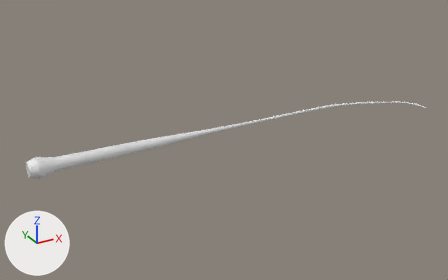
One commit to the Blender file InsectWing.blend: the scene before it, then after it.
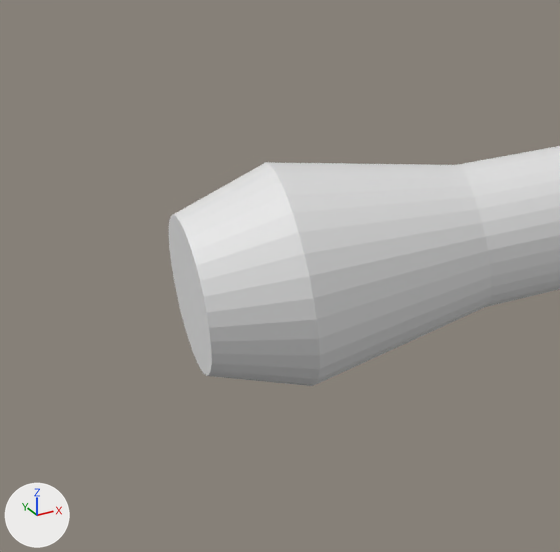
The first picture shows the older version from a 50 mm camera at (-6.47, -10.55, 5.01) aimed at (-0.84, -0.31, -0.11). The close-ups show the older and then the newer version on the part from 2% to 14% of the width and 51% to 69% of the height of that picture. Only the edits that show in the close-ups are written down. Every picture has the same lights, and +X, +Y and +Z are marked at lower left.

The older version as bpy lines, for what is in view:
```python
me_cylinder = bpy.data.meshes.new('Cylinder')
me_cylinder.from_pydata(...)  # 928 vertices, 919 faces, 10 loose edges; spans x -1.7..1.7, y -9.6..1.7, z -3.5..21.2
ob_cylinder = bpy.data.objects.new('Cylinder', me_cylinder)
ob_cylinder.location = (-3.479, -0.002, 0.0)
ob_cylinder.rotation_euler = (0.0, 1.571, 0.0)  # degrees (0, 90, 0)
ob_cylinder.scale = (0.12, 0.12, 0.353)
_m = ob_cylinder.modifiers.new('Curve', 'CURVE')
```
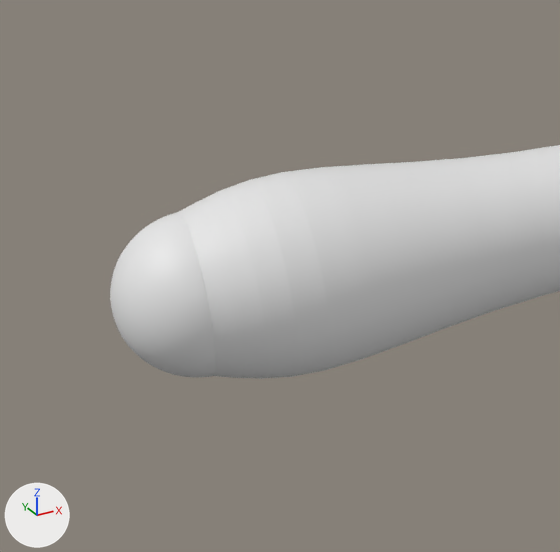
The newer file is also turned or shifted as a whole; pictures and numbers use the older file's frame.

Where the change shows, as pixel boxes (x1, y1, x2, y2) in the close-ups (560 x 552 px):
'Cylinder', reshaped, modifiers changed
    before: (169, 146, 560, 386)
    after: (110, 145, 560, 379)
part 1 of me_cylinder, added
    after: (110, 213, 215, 377)
part 2 of me_cylinder, deleted
    before: (169, 215, 212, 376)

What the commit changed:
me_cylinder is used by ob_cylinder; location (-3.479, -0.002, 0.0); rotation (0.0, 1.571, 0.0), in degrees (0, 90, 0); scale (0.12, 0.12, 0.353).
me_cylinder had 928 vertices, 919 faces, 10 loose edges and spanned x -1.7..1.7, y -9.6..1.7, z -3.5..21.2.
me_cylinder now has 1277 vertices, 1206 faces, 10 loose edges and spans x -1.7..1.7, y -9.6..1.7, z -3.9..21.2.
me_cylinder part 1: a new loose piece of 349 vertices spanning x -1.2..1.2, y -1.2..1.2, z -3.9..-3.5.
Part 2, on me_cylinder:
1 face is deleted.
Object 'Cylinder' (ob_cylinder) loses its CURVE modifier named 'Curve'.
Object 'Cylinder' (ob_cylinder) gains a SUBSURF modifier named 'Subdivision'.
Modifier setting: levels = 4.
